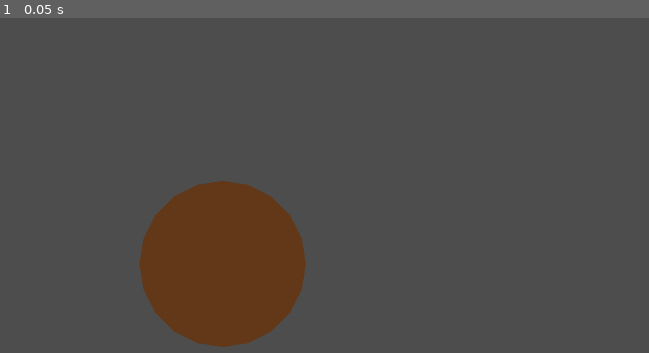
Above: before the commit, frame 1.
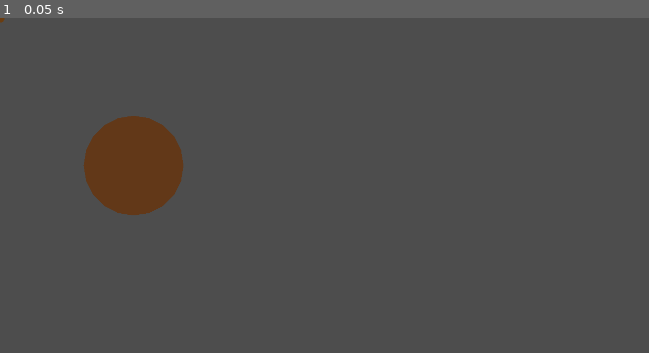
Above: after the commit, the same moment.

Repository: Fanny-Pack-Studios/medialunas-ggj23
Game: Godot game, scene res://src/Trimmer.tscn
The game is run twice, just before and just after one commit, with the same random seed, the same clock (stepped at 60 frames per second) and the same inputs.
Inputs:
- Up to frame 1 (0.05 s): no input

The runs differ from the first frame. In frame 1, 13% of the frame differs, in the area x 0-48%, y 0-99%.

Commit message:
Bonsai

Diff:
--- a/bonsai-shop/project.godot
+++ b/bonsai-shop/project.godot
@@ -15,6 +15,11 @@
 config/features=PackedStringArray("4.0", "Mobile")
 config/icon="res://icon.svg"
 
+[display]
+
+window/size/viewport_width=1920
+window/size/viewport_height=1080
+
 [rendering]
 
 renderer/rendering_method="mobile"
--- /dev/null
+++ b/bonsai-shop/src/Bonsai.gd
@@ -0,0 +1,75 @@
+extends Node2D
+
+@export var trunk_scene : PackedScene
+@export var leaves_scene : PackedScene
+@export var flower_scene : PackedScene
+
+const MIN_PARTS := 10
+const MAX_PARTS := 20
+
+const MAX_FLOWERS := 3
+
+const SEGMENT_LENGTH := 10
+
+const MIN_ANGLE := -PI/4
+const MAX_ANGLE := PI/4
+
+const MIN_BRANCH_ANGLE := PI/4
+const MAX_BRANCH_ANGLE := PI/2
+
+const MAX_DEPTH := 3
+const BRANCH_CHANCE := .1
+
+var leaves_spawnpoints := PackedVector2Array()
+
+func _ready():
+	var parts := randi_range(MIN_PARTS, MAX_PARTS)
+	generate_trunk(Vector2(0,0), parts)
+	spawn_leaves()
+	if randi() %2 == 0:
+		spawn_flowers()
+
+func spawn_leaves():
+	for point in leaves_spawnpoints:
+		var leaves :=leaves_scene.instantiate()
+		add_child(leaves)
+		var leave_scale :=randf_range(.5,1.0)
+		leaves.scale = Vector2(leave_scale,leave_scale)
+		leaves.position = point
+
+func spawn_flowers():
+	var amount := min(randi_range(1,leaves_spawnpoints.size()),MAX_FLOWERS)
+	var candidate_positions := Array(leaves_spawnpoints)
+	candidate_positions.shuffle()
+	for i in amount:
+		var flower_position :Vector2= candidate_positions[i]
+		var flower:= flower_scene.instantiate()
+		add_child(flower)
+		flower.position = flower_position + Vector2(randf_range(-32,32),0)
+
+
+func generate_trunk(starting_point: Vector2, parts: int,depth:=0, width:= 30, base_rotation:=0.0):
+	var trunk := trunk_scene.instantiate()
+	trunk.width = width
+	add_child(trunk)
+	var last_point := starting_point
+	var trunk_points := PackedVector2Array([last_point])
+	for i in parts:
+		var vec := Vector2(0,-SEGMENT_LENGTH).rotated(base_rotation+randf_range(MIN_ANGLE, MAX_ANGLE))
+		last_point += vec
+		trunk_points.append(last_point)
+		if i == parts-1 or (i > parts / 3.0 && randi() % 3 == 0):
+			leaves_spawnpoints.append(last_point)
+	trunk.points = trunk_points
+	for i in trunk_points.size():
+		if i == 0: continue
+		if depth < 1 and randf() < BRANCH_CHANCE:
+			var point := trunk_points[i]
+			generate_trunk(point, parts-i,depth +1,width_at(point,trunk),((randi()%2)*2-1)*randf_range(MIN_BRANCH_ANGLE,MAX_BRANCH_ANGLE))
+
+func width_at(point:Vector2, line: Line2D):
+	var curve := Curve2D.new()
+	for p in line.points:
+		curve.add_point(p)
+	var offset := curve.get_closest_offset(point) / curve.get_baked_length()
+	return line.width * line.width_curve.sample_baked(offset)
--- /dev/null
+++ b/bonsai-shop/src/Bonsai.tscn
@@ -0,0 +1,13 @@
+[gd_scene load_steps=5 format=3 uid="uid://cuvstdjl027sq"]
+
+[ext_resource type="Script" path="res://src/Bonsai.gd" id="1_4cky4"]
+[ext_resource type="PackedScene" uid="uid://b1lmxjcti1u2i" path="res://src/Trunk.tscn" id="2_38hb3"]
+[ext_resource type="PackedScene" uid="uid://b7p4g7lgxqt6p" path="res://src/Leaves.tscn" id="3_4lnvk"]
+[ext_resource type="PackedScene" uid="uid://bpoc0dobvcm66" path="res://src/Flower.tscn" id="4_eyvc6"]
+
+[node name="Bonsai" type="Node2D"]
+show_behind_parent = true
+script = ExtResource("1_4cky4")
+trunk_scene = ExtResource("2_38hb3")
+leaves_scene = ExtResource("3_4lnvk")
+flower_scene = ExtResource("4_eyvc6")
--- /dev/null
+++ b/bonsai-shop/src/Flower.tscn
@@ -0,0 +1,6 @@
+[gd_scene load_steps=2 format=3 uid="uid://bpoc0dobvcm66"]
+
+[ext_resource type="Texture2D" uid="uid://1l4ihfjwmjoc" path="res://assets/flower.png" id="1_rayfj"]
+
+[node name="Flower" type="Sprite2D"]
+texture = ExtResource("1_rayfj")
--- /dev/null
+++ b/bonsai-shop/src/Leaves.tscn
@@ -0,0 +1,6 @@
+[gd_scene load_steps=2 format=3 uid="uid://b7p4g7lgxqt6p"]
+
+[ext_resource type="Texture2D" uid="uid://bdvs787a4yocq" path="res://assets/leaves.png" id="1_owyaj"]
+
+[node name="Leaves" type="Sprite2D"]
+texture = ExtResource("1_owyaj")
--- a/bonsai-shop/src/Mata.tscn
+++ b/bonsai-shop/src/Mata.tscn
@@ -1,8 +1,12 @@
-[gd_scene load_steps=2 format=3 uid="uid://d336o1gya87jt"]
+[gd_scene load_steps=3 format=3 uid="uid://d336o1gya87jt"]
 
 [ext_resource type="Script" path="res://src/Mata.gd" id="1_ay4dq"]
+[ext_resource type="PackedScene" uid="uid://cuvstdjl027sq" path="res://src/Bonsai.tscn" id="2_5brly"]
 
 [node name="Mata" type="Polygon2D"]
 color = Color(0.388235, 0.223529, 0.0980392, 1)
 polygon = PackedVector2Array(-64, -125, -64, -125, -190, -23, -190, -23, -190, -23, -190, -23, -190, -23, -190, -23, -1 …(515 unchanged characters)…
 script = ExtResource("1_ay4dq")
+
+[node name="Bonsai" parent="." instance=ExtResource("2_5brly")]
+y_sort_enabled = false
--- a/bonsai-shop/src/Trimmer.gd
+++ b/bonsai-shop/src/Trimmer.gd
@@ -40,7 +40,7 @@
 	var final_points := PackedVector2Array(points)
 	var reverse_points := PackedVector2Array()
 	for point in points:
-		var offset = (point - mata.geo_center).normalized() * CUT_WIDTH
+		var offset = (point - mata.global_position).normalized() * CUT_WIDTH
 		reverse_points.append(point + offset)
 	for i in reverse_points.size():
 		final_points.append(reverse_points[reverse_points.size()-1-i])
--- /dev/null
+++ b/bonsai-shop/src/Trunk.tscn
@@ -0,0 +1,15 @@
+[gd_scene load_steps=2 format=3 uid="uid://b1lmxjcti1u2i"]
+
+[sub_resource type="Curve" id="Curve_k2uqq"]
+_data = [Vector2(0, 0.754545), 0.0, 0.0, 0, 0, Vector2(0.278351, 1), 0.0, 0.0, 0, 0, Vector2(0.654639, 0.645455), 0.0, 0.0, 0, 0, Vector2(1, 0.0454545), -0.597843, 0.0, 0, 0]
+point_count = 4
+
+[node name="Trunk" type="Line2D"]
+points = PackedVector2Array(1955, 707)
+width = 30.0
+width_curve = SubResource("Curve_k2uqq")
+default_color = Color(0.415686, 0.239216, 0.0666667, 1)
+joint_mode = 2
+begin_cap_mode = 2
+end_cap_mode = 2
+antialiased = true
Binary file added: bonsai-shop/assets/flower.png
Not shown, added: bonsai-shop/assets/flower.png.import
Binary file added: bonsai-shop/assets/leaves.png
Not shown, added: bonsai-shop/assets/leaves.png.import
